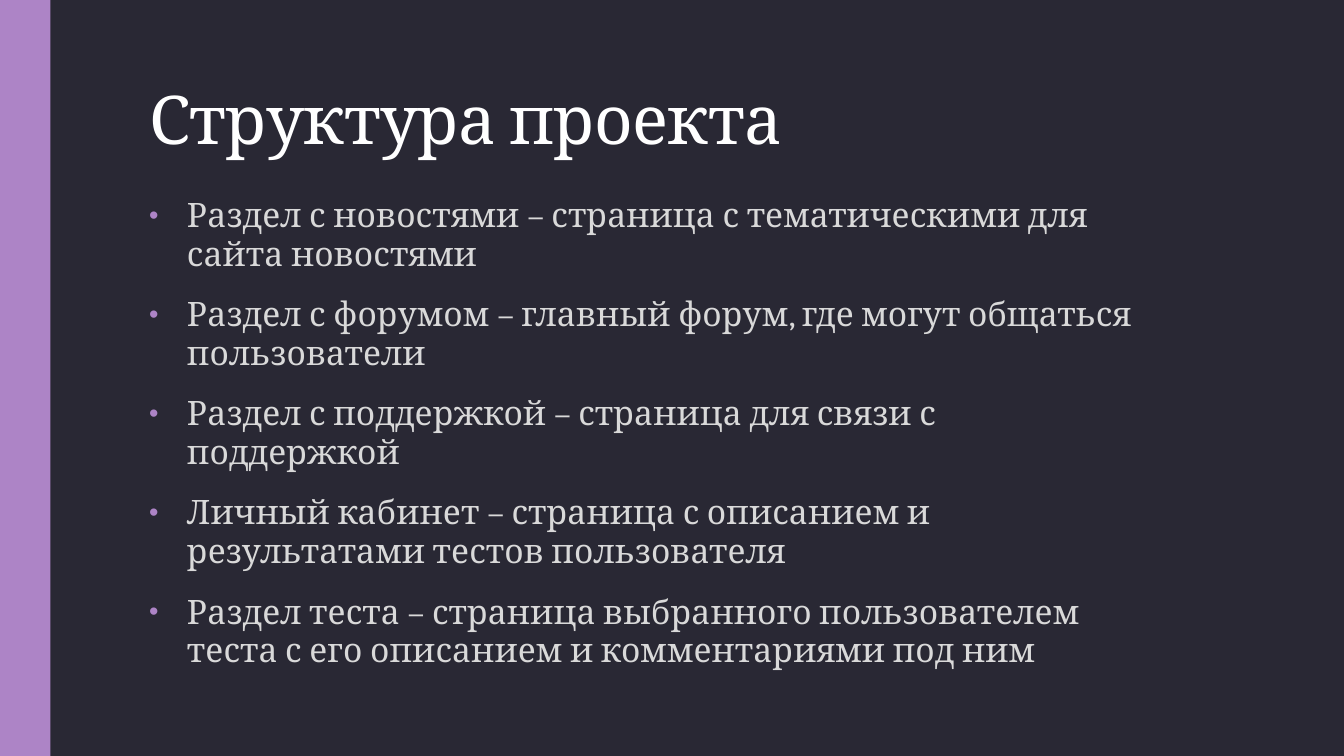
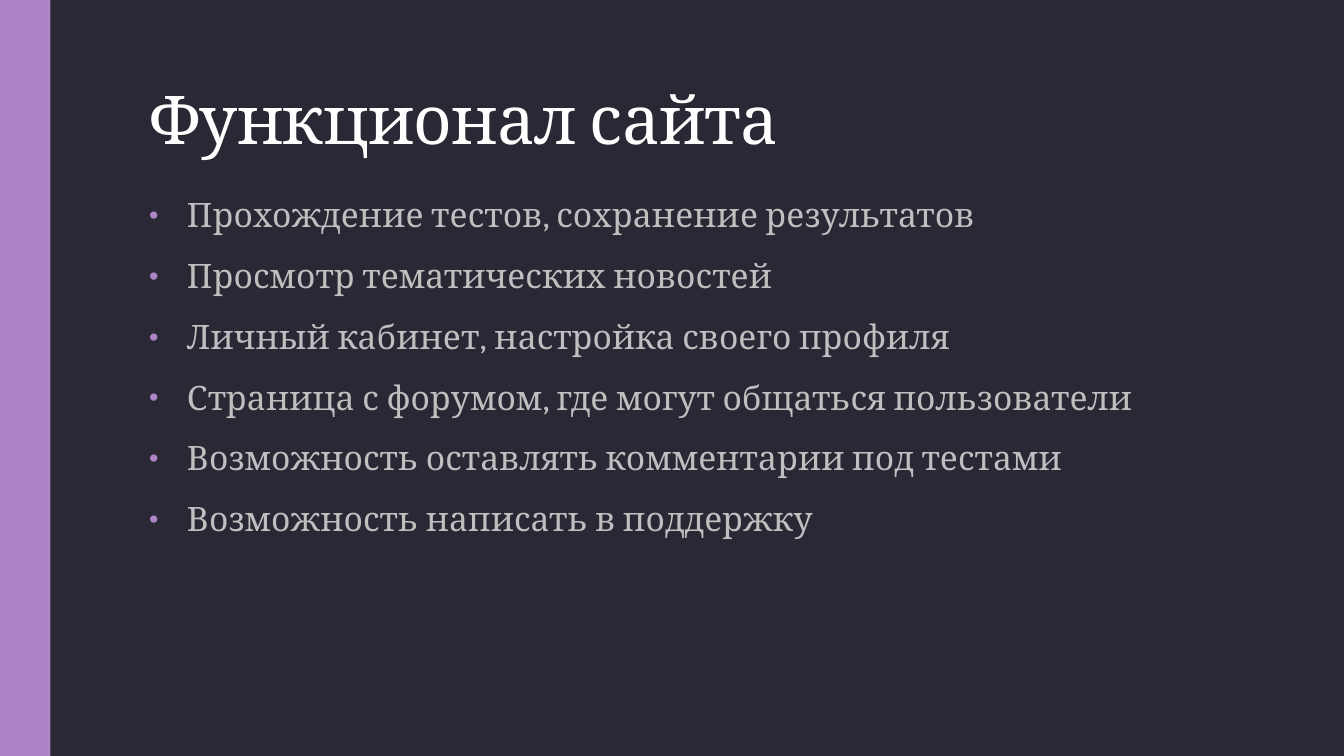
Before and after one commit to Jerrainee/ProjectWeb, a slide deck: slide 3 of documentation/Сайт с тестами.pptx. Drawn at 1344x756 pixels with LibreOffice and Linux fonts; fonts in the diff are those of the drawing. Boxes give left, top, right and bottom in pixels: in the first picture for what was removed or moved away, otherwise in the second. Text is boxed around its words. In the diff, an @@ line names an element or a change of style, - is before the commit and + after.

```diff
--- a/documentation/Сайт с тестами.pptx
+++ b/documentation/Сайт с тестами.pptx
@@ title at [149,94,779,160]: text changed @@
-Структура проекта
+Функционал сайта
@@ subtitle at [187,203,1133,539]: text changed; text colour #D9D9D9 to #BFBFBF @@
-• Раздел с новостями – страница с тематическими для сайта новостями
-• Раздел с форумом – главный форум, где могут общаться пользователи
-• Раздел с поддержкой – страница для связи с поддержкой
-• Личный кабинет – страница с описанием и результатами тестов пользователя
-• Раздел теста – страница выбранного пользователем теста с его описанием и комментариями под ним
+• Прохождение тестов, сохранение результатов
+• Просмотр тематических новостей
+• Личный кабинет, настройка своего профиля
+• Страница с форумом, где могут общаться пользователи
+• Возможность оставлять комментарии под тестами
+• Возможность написать в поддержку
```
Also in this commit, not shown: 4 other slides changed, 1 slide added, 9 other files.
